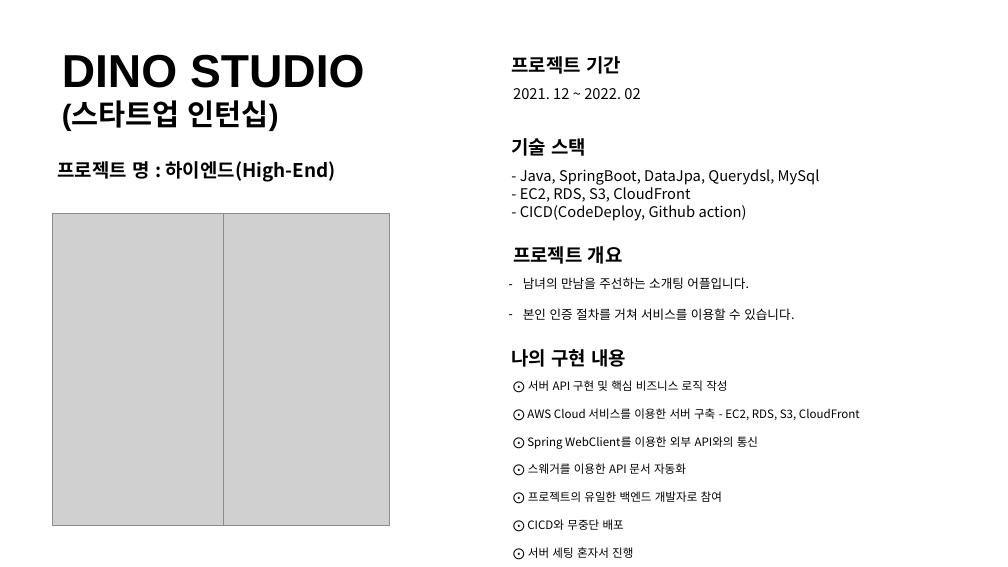
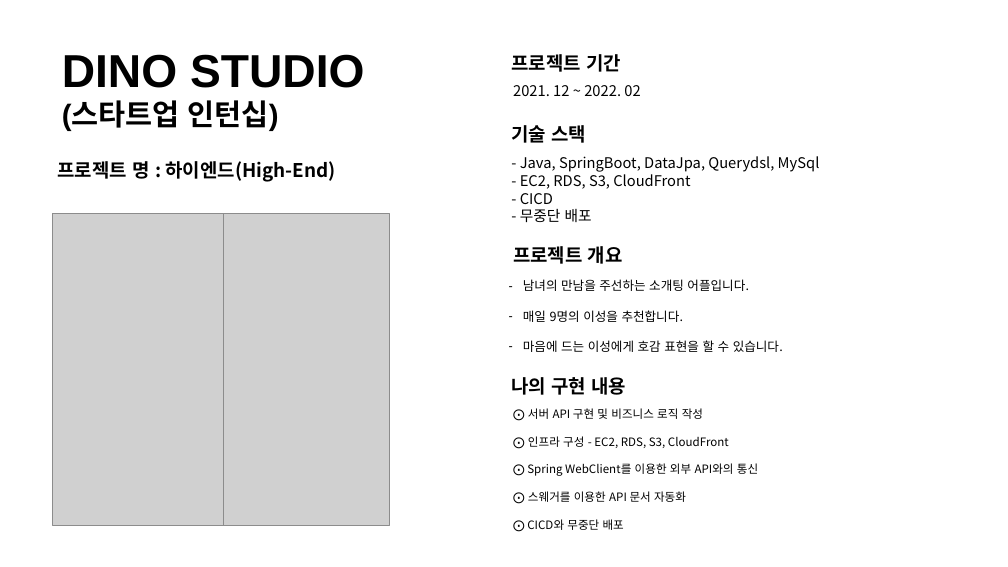
Before and after one commit to ohjinhokor/PortFolio, a slide deck: slide 2 of 오진호 포트폴리오.pptx. Drawn at 1008x567 pixels with LibreOffice and Linux fonts; fonts in the diff are those of the drawing; grey boxes stand for pictures; background and template pictures are left out. Boxes give left, top, right and bottom in pixels: in the first picture for what was removed or moved away, otherwise in the second. Text is boxed around its words. In the diff, an @@ line names an element or a change of style, - is before the commit and + after.

```diff
--- a/오진호 포트폴리오.pptx
+++ b/오진호 포트폴리오.pptx
@@ text "기술 스택": place and size @@
-text "기술 스택" at box(511, 138, 586, 156)
+text "기술 스택" at box(511, 125, 586, 143)
@@ text "- Java, SpringBoot, DataJpa, Querydsl, ...": place and size @@
-text "- Java, SpringBoot, DataJpa, Querydsl, ..." at box(520, 169, 820, 221)
+text "- Java, SpringBoot, DataJpa, Querydsl, ..." at box(520, 156, 820, 222)
@@ text at box(520, 193, 592, 222): text changed @@
-- CICD(CodeDeploy, Github action)
+- CICD
+- 무중단 배포
@@ text at box(523, 310, 783, 352): text changed @@
-– 본인 인증 절차를 거쳐 서비스를 이용할 수 있습니다.
+– 매일 9명의 이성을 추천합니다.
+– 마음에 드는 이성에게 호감 표현을 할 수 있습니다.
@@ text "나의 구현 내용": place and size @@
-text "나의 구현 내용" at box(511, 349, 627, 367)
+text "나의 구현 내용" at box(511, 377, 627, 395)
@@ text "⨀ 서버 API 구현 및 ...": place and size @@
-text "⨀ 서버 API 구현 및 ..." at box(527, 380, 860, 558)
+text "⨀ 서버 API 구현 및 ..." at box(527, 408, 758, 530)
@@ text at box(528, 408, 729, 448): text changed @@
-⨀ 서버 API 구현 및 핵심 비즈니스 로직 작성
-⨀ AWS Cloud 서비스를 이용한 서버 구축 - EC2, RDS, S3, CloudFront
+⨀ 서버 API 구현 및 비즈니스 로직 작성
+⨀ 인프라 구성 - EC2, RDS, S3, CloudFront
@@ text at box(528, 491, 722, 502): paragraph removed @@
-⨀ 프로젝트의 유일한 백엔드 개발자로 참여
@@ text at box(528, 547, 633, 558): paragraph removed @@
-⨀ 서버 세팅 혼자서 진행
```
Also in this commit, not shown: 4 other slides changed, 1 slide added, 2 other files.
